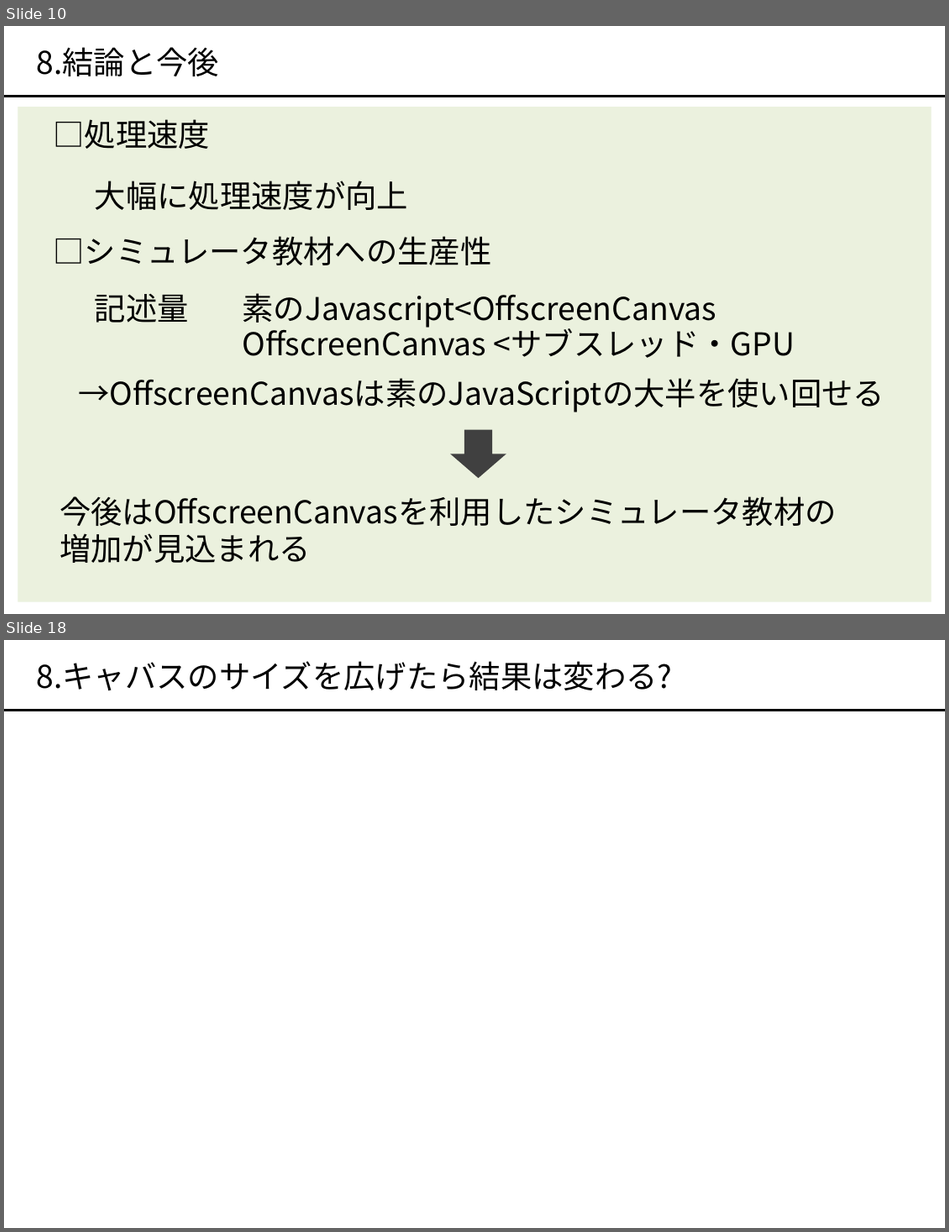
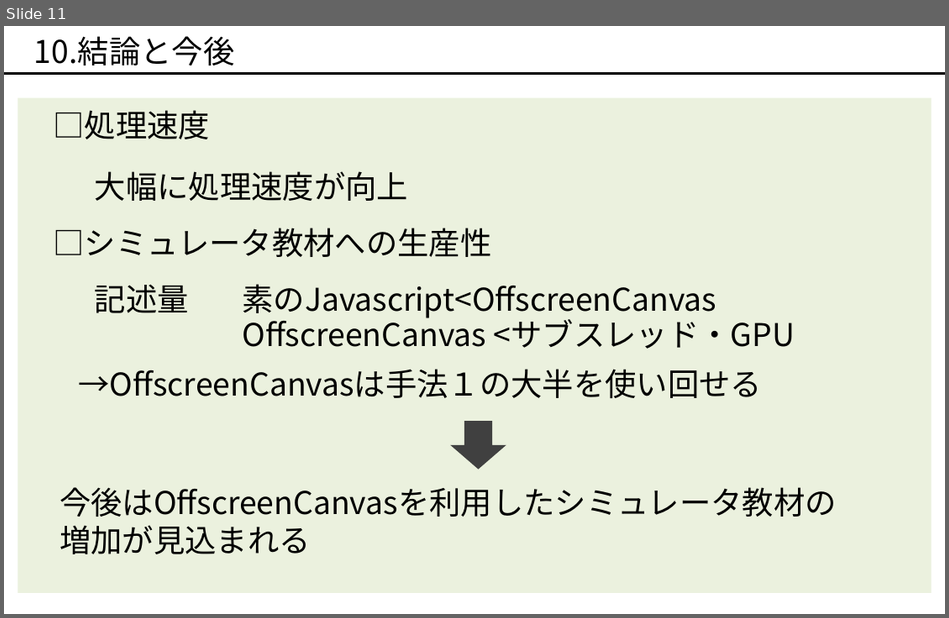
Before and after one commit to okmtaoo/-, a slide deck: presentation/出す.pptx. Shown one above the other, each under a label of ours: slides 10 and 18 before the commit, slide 11 after it; the slides between them are not shown. The pictures are 949x1232 and 949x618 pixels, drawn with LibreOffice and Linux fonts; fonts in the diff are those of the drawing. Boxes give left, top, right and bottom in pixels: in the first picture for what was removed or moved away, otherwise in the second. Text is boxed around its words. In the diff, an @@ line names an element or a change of style, - is before the commit and + after.

```diff
--- a/presentation/出す.pptx
+++ b/presentation/出す.pptx
@@ slide 18 removed at [4,640,945,1228], background #FFFFFF @@
@@ text removed at [37,661,673,691] @@
-8.キャバスのサイズを広げたら結果は変わる?
@@ line removed from (4, 711) to (945, 711) @@
@@ what was slide 10 is now slide 11 @@
@@ slide 11 changed as well @@
@@ text at [34,36,234,65]: text changed @@
-8.結論と今後
+10.結論と今後
@@ line moved from (4, 97) - (945, 97) to (4, 74) - (945, 74) @@
@@ text removed at [78,378,884,412] @@
-→OffscreenCanvasは素のJavaScriptの大半を使い回せる
@@ text added at [79,369,763,398], 24 pt, text #000000 @@
+→OffscreenCanvasは手法１の大半を使い回せる
@@ 7 texts, 1 rectangle, 1 down arrow: place and size @@
-7 texts, 1 rectangle, 1 down arrow at [18,107,931,601]
+7 texts, 1 rectangle, 1 down arrow at [18,97,931,592]
```
Also in this commit, not shown: 8 other slides changed, 4 slides added, 5 other slides removed, 1 other file.
